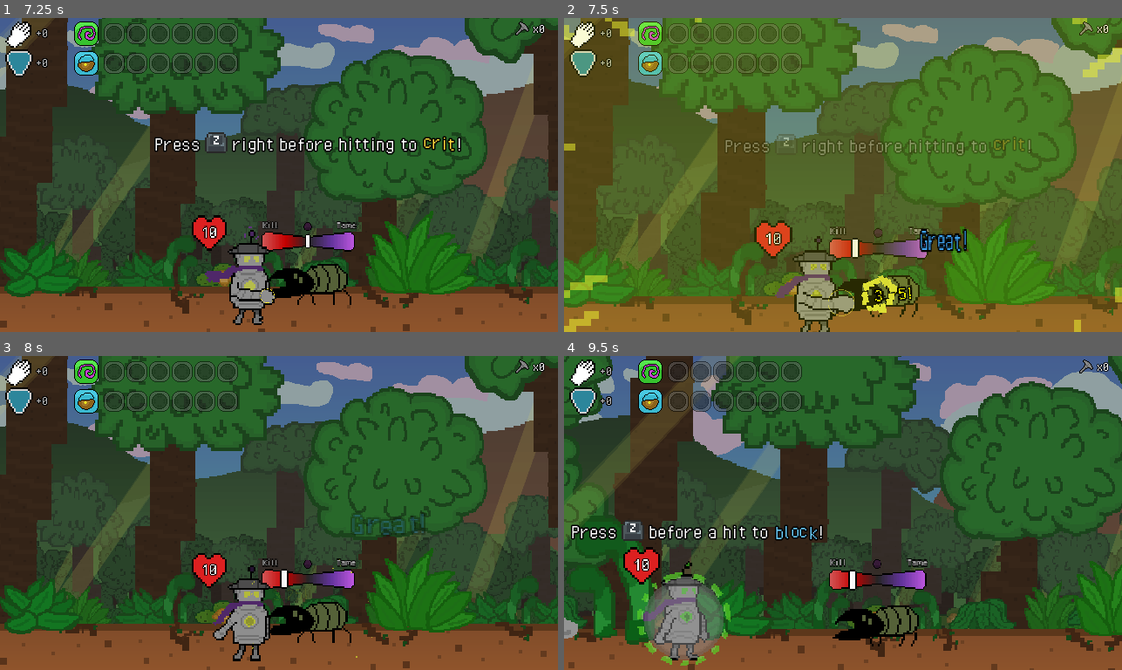
Above: before the commit, frames 1-4 (two rows, left to right).
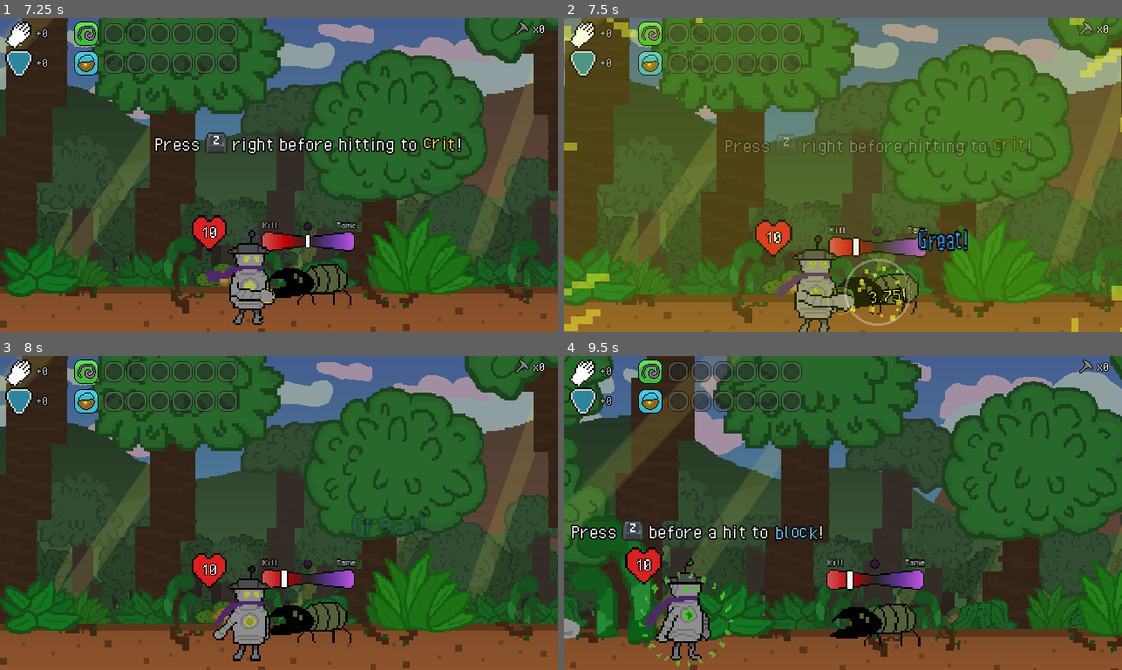
Above: after the commit, the same moments.

Repository: greeeegartur/cgvr-thesis
Game: Godot game, scene res://Scenes/Screens/CombatScene.tscn
Same seed, same stepped clock (60 frames per second), same inputs: the game is played once before the commit and once after it. This scene is started directly instead of the project's main scene.
Inputs:
- Up to frame 1 (7.25 s): tap Enter (ui_accept) at 0.5, 0.77, 1.07, 1.52, 1.82, 3.02, 3.32, 3.77, 4.07, 4.52, 4.82, 6.02, 6.32, 6.77, 7.07 s; hold Right (ui_right) 0.53-1.28 s; tap A (heat_a) at 0.6 s; hold Down (ui_down) 1.28-2.03 s; tap B (heat_b) at 1.35 s; hold Right (ui_right) 2.03-2.78 s; tap C (heat_c) at 2.1 s; hold Up (ui_up) 2.78-3.53 s; tap F (heat_f) at 2.85 s; hold Left (ui_left) 3.53-5.03 s; tap J (heat_j) at 3.6 s; tap Escape (pause) at 4.15 s; tap K (heat_k) at 4.35 s; tap X (ui_cancel) at 4.9 s; hold Down (ui_down) 5.03-5.78 s; tap L (heat_l) at 5.1 s; hold Right (ui_right) 5.78-6.53 s; tap M (heat_m) at 5.85 s; hold Up (ui_up) from 6.53 s (still down); tap O (heat_o) at 6.6 s
- Up to frame 2 (7.5 s): release Up (ui_up) at 7.28 s; hold Right (ui_right) from 7.28 s (still down); tap P (heat_p) at 7.35 s
- Up to frame 3 (8 s): keep holding Right (ui_right); tap Enter (ui_accept) at 7.52, 7.82 s
- Up to frame 4 (9.5 s): release Right (ui_right) at 8.03 s; hold Down (ui_down) 8.03-8.78 s; tap S (heat_s) at 8.1 s; hold Left (ui_left) from 8.78 s (still down); tap Y (heat_y) at 8.85 s; tap Enter (ui_accept) at 9.02, 9.32 s

Frame 1 is identical in both runs. In frame 2, 11% of the frame differs, in the area x 0-100%, y 0-100%; in frame 3, 0.3%; in frame 4, 11%.

Commit message:
Combat VFX, shakes, world dimming, shaders
Added new particles, camera shake effects and world dimming + dream shaders

Diff:
--- /dev/null
+++ b/droidream/Scenes/VFX/MinigameGlow.gdshader
@@ -0,0 +1,39 @@
+shader_type canvas_item;
+render_mode blend_add;
+
+// A slow, ominous blob of purple-pink light that swirls behind the minigame box (the box itself is drawn on top)
+uniform float intensity : hint_range(0.0, 1.0) = 0.0;
+uniform vec2 rect_size = vec2(480.0, 480.0);
+uniform vec4 purple : source_color = vec4(0.45, 0.1, 0.9, 1.0);
+uniform vec4 pink : source_color = vec4(1.0, 0.2, 0.75, 1.0);
+
+varying vec2 local_pos;
+
+void vertex() {
+	local_pos = VERTEX;
+}
+
+void fragment() {
+	vec2 p = (UV - 0.5) * 2.0; // -1..1 on both axes, so the blob is an ellipse that never touches the rect edge
+	float t = TIME * 0.35;
+	float r = length(p);
+	float ang = atan(p.y, p.x);
+	// Lumpy outline: slow lobes that crawl around the blob
+	float edge = 0.8 + 0.06 * sin(ang * 3.0 + t * 1.2) + 0.04 * sin(ang * 5.0 - t * 1.7) + 0.025 * sin(ang * 8.0 + t * 2.3);
+	float density = smoothstep(edge + 0.1, edge - 0.3, r);
+	// Swirling, warped texture inside
+	float a = ang + r * 1.8 - t * 1.3;
+	vec2 q = vec2(cos(a), sin(a)) * r;
+	for (int i = 0; i < 3; i++) {
+		float fi = float(i);
+		q += 0.45 * vec2(sin(q.y * 2.6 + t * 1.7 + fi * 2.0), cos(q.x * 2.6 - t * 1.3 + fi));
+	}
+	float streaks = pow(0.5 + 0.5 * sin(q.x * 5.0 + q.y * 3.2 + t * 3.0), 2.0); // Wispy bands
+	float m = 0.5 + 0.5 * sin(q.x * 2.6 - q.y * 1.9 + t * 2.0);
+	vec3 col = mix(purple.rgb, pink.rgb, m);
+	float rim = smoothstep(edge - 0.3, edge, r) * density; // Brighter, paler edge like a glowing membrane
+	col = mix(col * (0.6 + 0.6 * streaks), vec3(1.0, 0.7, 0.95), rim * 0.55);
+	float alpha = density * (0.35 + 0.65 * streaks) + rim * 0.4;
+	alpha *= 1.0 - smoothstep(0.93, 1.0, max(abs(p.x), abs(p.y))); // Hard guarantee that nothing is cut off at the rect edge
+	COLOR = vec4(col, alpha * 0.7 * intensity);
+}
--- /dev/null
+++ b/droidream/Scenes/VFX/TameAura.gdshader
@@ -0,0 +1,32 @@
+shader_type canvas_item;
+render_mode blend_add;
+
+// Slowly rotating purple-pink paint swirl, masked by the sprite's alpha so the light seems to come from inside the creature
+uniform float intensity : hint_range(0.0, 1.0) = 0.0;
+uniform float swirl_speed = 0.6;
+uniform float swirl_scale = 40.0; // Local pixels per swirl unit
+uniform vec4 purple : source_color = vec4(0.45, 0.1, 0.9, 1.0);
+uniform vec4 pink : source_color = vec4(1.0, 0.2, 0.75, 1.0);
+
+varying vec2 local_pos;
+
+void vertex() {
+	local_pos = VERTEX;
+}
+
+void fragment() {
+	vec4 tex = texture(TEXTURE, UV);
+	vec2 p = local_pos / swirl_scale;
+	float t = TIME * swirl_speed;
+	float r = length(p);
+	float a = atan(p.y, p.x) + r * 2.2 - t;
+	vec2 q = vec2(cos(a), sin(a)) * r;
+	for (int i = 0; i < 4; i++) {
+		float fi = float(i);
+		q += 0.6 * vec2(sin(q.y * 2.0 + t + fi), cos(q.x * 2.0 - t + fi * 1.7));
+	}
+	float m = 0.5 + 0.5 * sin(q.x * 2.4 + q.y * 1.7 + t);
+	vec3 col = mix(purple.rgb, pink.rgb, m);
+	col += vec3(1.0) * smoothstep(0.82, 1.0, m) * 0.6; // White hot spots
+	COLOR = vec4(col, tex.a * intensity);
+}
--- a/droidream/Scripts/Combat/CombatManager.gd
+++ b/droidream/Scripts/Combat/CombatManager.gd
@@ -114,6 +114,14 @@
 
 # Ability/passive/item specific variables
 # Heat Up effects
+const HIT_STOP_SCALE := 0.05 # Time scale during a hit-stop
+const HIT_STOP_NORMAL := 0.06
+const HIT_STOP_CRIT := 0.12
+const HIT_STOP_BLOCK := 0.10
+const HIT_STOP_HURT := 0.10
+var hit_stop_id := 0
+const WORLD_DIM_ALPHA := 0.5 # How dark the world gets during a dream (black over it)
+var dim_rect: ColorRect
 var betrayal_visual: Node2D = null # Multi-hit: the creature furthest on the tame side that was just turned on
 var betrayal_axis := 0.0
 var heat_up_pending_power_bonus := 0
@@ -688,7 +696,6 @@
 		vfx.play_crit_feedback(enemy_visual)
 		# Freezing frame and shaking camera for good hit feel
 		camera.impact(CombatCamera.Impact.LARGE)
-		freeze_frame(0.14)
 		print("CRITICAL HIT!")
 
 	var correct = _is_correct_guess(guess_type, enemy.type) # Checks if correct guess type
@@ -711,6 +718,7 @@
 		enemy_visual.shake(critical)
 		enemy_visual.update_axis(enemy.axis_value, actual_shift)
 		vfx.play_damage_vfx(enemy_visual, abs(actual_shift), critical) # Damage number, particles
+		_hit_impact(enemy_visual, HIT_STOP_CRIT if critical else HIT_STOP_NORMAL)
 		camera.impact(CombatCamera.Impact.MEDIUM)
 
 		# Restores chip if matches conditions inside method
@@ -745,6 +753,7 @@
 		enemy_visual.shake(critical)
 		enemy_visual.update_axis(enemy.axis_value, actual_shift)
 		vfx.play_damage_vfx(enemy_visual, abs(actual_shift), critical)
+		_hit_impact(enemy_visual, HIT_STOP_CRIT if critical else HIT_STOP_NORMAL)
 
 		# Restores chip if matches conditions inside method
 		_try_restore_chip(guess_type, critical)
@@ -810,6 +819,7 @@
 	# Taming visuals
 	if play_explosion:
 		vfx.play_subdue(enemy_visual)
+	var aura := TameAura.attach(enemy_visual, 0.5 if play_explosion else 0.2) # Neon light swirls up inside the creature
 	await player_visual.play_subdue()
 	enemy_visual.clear_minigame_highlight() # The highlight has done its job once the minigame starts
 
@@ -823,6 +833,7 @@
 	minigame.set_anchors_preset(Control.PRESET_FULL_RECT)
 	minigame.size = get_viewport().size
 	minigame.position = Vector2.ZERO
+	var glow := MinigameGlow.attach(minigame) # Neon glow around the box until the minigame ends
 
 	# Minigame's damage signal
 	minigame.damage_taken.connect(_on_minigame_damage_taken)
@@ -837,6 +848,10 @@
 	in_minigame = false
 	combat_paused = false
 	last_minigame_success = success
+	if aura:
+		aura.finish()
+	if glow:
+		glow.finish()
 	if tutorial_mode:
 		tutorial_minigame_finished.emit(success)
 
@@ -861,6 +876,7 @@
 func _on_minigame_damage_taken(amount: float, pos: Vector2):
 	_change_player_hp(-Utils.quantize_min(amount))
 	vfx.play_overlay_effects("normal")
+	_hit_impact(player_visual, HIT_STOP_NORMAL)
 
 # Decides minigame outcome on minigame end
 func on_minigame_complete(enemy: CombatEntity, success: bool):
@@ -1054,7 +1070,7 @@
 		damage *= 0.5
 		player_visual.play_block_success()
 		camera.impact(CombatCamera.Impact.LARGE)
-		freeze_frame(0.11)
+		_hit_impact(player_visual, HIT_STOP_BLOCK)
 		if not enemy_crit:
 			vfx.play_overlay_effects("block", 0.2)
 		vfx.play_block_feedback(player_visual)
@@ -1073,7 +1089,7 @@
 		player_visual.play_block_fail()
 		vfx.play_overlay_effects("normal")
 		camera.impact(CombatCamera.Impact.SMALL)
-		freeze_frame(0.08)
+		_hit_impact(player_visual, HIT_STOP_HURT)
 		print("Failed block")
 
 	print("Player HP is: ", player.hp)
@@ -1341,6 +1357,7 @@
 			var visual = enemy_visuals[enemy]
 			visual.hop(2)
 			vfx.play_damage_vfx(visual, player.attack_power * multiplier, multiplier >= 1.5)
+			_hit_impact(visual, HIT_STOP_NORMAL)
 			vfx.play_multihit_feedback(visual)
 
 	await vfx.bounce_and_fade_ball(ball, target_visual.global_position) # After ball disappears, axis shifts are applied
@@ -1562,10 +1579,22 @@
 		_play_betrayal(betrayal_visual)
 	betrayal_visual = null
 
+# A real hit-stop: the game almost stops for a moment (real seconds, so it is not stretched by its own slowdown)
 func freeze_frame(time = 0.05):
-	Engine.time_scale = 0.5
-	await get_tree().create_timer(time, true).timeout
-	Engine.time_scale = 1.0
+	if PauseMenu.active:
+		return
+	hit_stop_id += 1
+	var id := hit_stop_id
+	Engine.time_scale = HIT_STOP_SCALE
+	await get_tree().create_timer(time, true, false, true).timeout
+	if id == hit_stop_id and not PauseMenu.active: # A newer hit-stop (or the pause menu) owns the time scale now
+		Engine.time_scale = 1.0
+
+# Hit-stop plus a stun jitter on whoever was hit
+func _hit_impact(victim_visual: Node2D, duration: float):
+	freeze_frame(duration)
+	if victim_visual.has_method("stun"):
+		victim_visual.stun(duration)
 
 # Getter for enemy attack position relative to player_visual position
 func _get_enemy_attack_position(enemy_visual: EnemyVisual) -> Vector2:
@@ -2320,6 +2349,7 @@
 			var visual = enemy_visuals[enemy]
 			visual.hop(2)
 			vfx.play_multihit_feedback(visual)
+			_hit_impact(visual, HIT_STOP_NORMAL)
 
 	await vfx.bounce_and_fade_ball(ball, target_visual.global_position)
 	for enemy in affected:
@@ -2457,15 +2487,22 @@
 # ANIMATION METHODS
 # Smooth tween BG animation for minigame enter/exiting
 func _world_gray_out(gray_out: bool):
-	var world_node = get_parent().get_node("World")
-	if gray_out:
-		var tween := create_tween()
-		tween.set_pause_mode(Tween.TWEEN_PAUSE_PROCESS)
-		tween.tween_property(world_node, "modulate:a", 0.6, 0.6)
-	else:
-		var tween := create_tween()
-		tween.set_pause_mode(Tween.TWEEN_PAUSE_PROCESS)
-		tween.tween_property(world_node, "modulate:a", 1.0, 0.6)
+	# The world (background, creatures and the Droid) lives in several nodes, so a black layer between it and the UI dims it all
+	if dim_rect == null:
+		var dim_layer := CanvasLayer.new()
+		dim_layer.layer = 1 # Same layer as the UI, but drawn before it
+		dim_layer.process_mode = Node.PROCESS_MODE_ALWAYS
+		var parent := get_parent()
+		parent.add_child(dim_layer)
+		parent.move_child(dim_layer, parent.get_node("UI").get_index())
+		dim_rect = ColorRect.new()
+		dim_rect.color = Color(0, 0, 0, 0)
+		dim_rect.mouse_filter = Control.MOUSE_FILTER_IGNORE
+		dim_rect.set_anchors_preset(Control.PRESET_FULL_RECT)
+		dim_layer.add_child(dim_rect)
+	var tween := create_tween()
+	tween.set_pause_mode(Tween.TWEEN_PAUSE_PROCESS)
+	tween.tween_property(dim_rect, "color:a", WORLD_DIM_ALPHA if gray_out else 0.0, 0.5)
 
 func animate_enemy_entry():
 	for visual in enemy_visuals.values():
--- a/droidream/Scripts/Combat/VFXCombatManager.gd
+++ b/droidream/Scripts/Combat/VFXCombatManager.gd
@@ -39,10 +39,12 @@
 	var color = crit_flash_color if is_critical else normal_flash_color
 	color = block_flash_color if is_block else color
 	spawn_damage_number(target_visual, damage, is_critical)
-	emit_explosion(target_visual, color, false)
-
-func play_subdue(target_visual: Node2D, is_subdue:= true):
-	emit_explosion(target_visual, subdue_flash_color, is_subdue)
+	var strength := HitBurst.Strength.CRIT if is_critical else (HitBurst.Strength.BLOCK if is_block else HitBurst.Strength.NORMAL)
+	HitBurst.burst(particle_layer, target_visual.position, color, strength)
+
+# Taming starts: neon pixels spiral into the creature
+func play_subdue(target_visual: Node2D, _is_subdue := true):
+	TameSpiral.play(particle_layer, target_visual.position)
 
 # Spawns a damage number near an entity visual that took damage
 func spawn_damage_number(target_visual: Node2D, damage: float, is_critical: bool, is_heal := false):
--- a/droidream/Scripts/Entities/EnemyVisual.gd
+++ b/droidream/Scripts/Entities/EnemyVisual.gd
@@ -136,6 +136,17 @@
 		0.05
 	)
 	tween.tween_property(visual, "position", original_pos, 0.1)
+
+# Stun jitter while a hit-stop lasts: a few whole pixels at 30 Hz in real time (off with the Camera shake setting)
+func stun(duration: float) -> void:
+	if not Settings.camera_shake or is_defeated:
+		return
+	var base := visual.position
+	var tween := create_tween()
+	tween.set_ignore_time_scale(true)
+	for i in int(duration * 30.0):
+		tween.tween_property(visual, "position", base + Vector2(randi_range(-2, 2), randi_range(-2, 2)), 1.0 / 30.0)
+	tween.tween_property(visual, "position", base, 0.0)
 
 # Hopping animation
 func hop(times := 1):
--- a/droidream/Scripts/Entities/PlayerVisual.gd
+++ b/droidream/Scripts/Entities/PlayerVisual.gd
@@ -128,6 +128,30 @@
 	block_visual.play_press()
 
 # PlayerBlockVisual methods to call
+# Stun jitter while a hit-stop lasts: a few whole pixels at 30 Hz in real time (off with the Camera shake setting)
+func stun(duration: float) -> void:
+	if not Settings.camera_shake:
+		return
+	var base: Vector2 = $Visual.position
+	var tween := create_tween()
+	tween.set_ignore_time_scale(true)
+	for i in int(duration * 30.0):
+		tween.tween_property($Visual, "position", base + Vector2(randi_range(-2, 2), randi_range(-2, 2)), 1.0 / 30.0)
+	tween.tween_property($Visual, "position", base, 0.0)
+
+# Shoves the player away from the attacker and back home again (off with the Camera shake setting)
+var push_tween: Tween
+func push_back(distance: float) -> void:
+	if not Settings.camera_shake:
+		return
+	if push_tween:
+		push_tween.kill()
+	push_tween = create_tween() # Scaled time, so the shove plays out after the hit-stop
+	push_tween.tween_property(self, "global_position:x", home_position.x - distance, 0.06)\
+		.set_trans(Tween.TRANS_QUAD).set_ease(Tween.EASE_OUT)
+	push_tween.tween_property(self, "global_position:x", home_position.x, 0.25)\
+		.set_trans(Tween.TRANS_CUBIC).set_ease(Tween.EASE_OUT)
+
 func play_block_success():
 	if in_ability_animation:
 		return
@@ -135,12 +159,14 @@
 	if anim.current_animation != "player_block":
 		anim.play("player_block")
 	block_visual.play_success()
+	push_back(12.0)
 
 func play_block_fail():
 	if in_ability_animation:
 		return
 	anim.play("player_hurt")
 	block_visual.play_fail()
+	push_back(18.0)
 
 func play_defeat():
 	input_enabled = false
--- a/droidream/Scripts/UI/PauseMenu.gd
+++ b/droidream/Scripts/UI/PauseMenu.gd
@@ -151,7 +151,7 @@
 	return true
 
 func open() -> void:
-	stored_time_scale = Engine.time_scale
+	stored_time_scale = Engine.time_scale if Engine.time_scale > 0.1 else 1.0 # A hit-stop that was running is dropped
 	Engine.time_scale = 0.0
 	active = true
 
--- /dev/null
+++ b/droidream/Scripts/VFX/HitBurst.gd
@@ -0,0 +1,52 @@
+extends Node2D
+class_name HitBurst
+
+# The pixel burst for every hit: radial shards plus a short ring flash, bigger with strength
+
+enum Strength { NORMAL, BLOCK, CRIT }
+
+const SHARD_COUNT := [8, 10, 16]
+const SHARD_SPEED := [70.0, 85.0, 120.0]
+const RING_SIZE := [16.0, 22.0, 32.0]
+const LIFETIME := 0.35
+
+var color := Color.WHITE
+var strength := Strength.NORMAL
+var shards: Array[Dictionary] = []
+var age := 0.0
+
+static func burst(layer: Node, at: Vector2, burst_color: Color, burst_strength: Strength) -> void:
+	var node := HitBurst.new()
+	node.position = at
+	node.color = burst_color
+	node.strength = burst_strength
+	layer.add_child(node)
+
+func _ready() -> void:
+	process_mode = Node.PROCESS_MODE_ALWAYS
+	z_index = 3
+	for i in SHARD_COUNT[strength]:
+		var angle: float = TAU * i / SHARD_COUNT[strength] + randf_range(-0.2, 0.2)
+		shards.append({
+			"dir": Vector2(cos(angle), sin(angle)),
+			"speed": SHARD_SPEED[strength] * randf_range(0.6, 1.0),
+			"size": randi_range(2, 4),
+		})
+
+func _process(delta: float) -> void:
+	age += delta
+	if age >= LIFETIME:
+		queue_free()
+		return
+	queue_redraw()
+
+func _draw() -> void:
+	var t := age / LIFETIME
+	var fade := 1.0 - t
+	for shard in shards:
+		var pos: Vector2 = (shard["dir"] * shard["speed"] * (1.0 - fade * fade) * LIFETIME).round() # Fast at first, then slowing
+		var size: int = shard["size"]
+		draw_rect(Rect2(pos - Vector2(size, size) * 0.5, Vector2(size, size)), Color(color, fade))
+	if t < 0.5:
+		var ring := t * 2.0
+		draw_arc(Vector2.ZERO, 4.0 + ring * RING_SIZE[strength], 0.0, TAU, 32, Color(Color.WHITE, 1.0 - ring), 2.0)
--- /dev/null
+++ b/droidream/Scripts/VFX/MinigameGlow.gd
@@ -0,0 +1,105 @@
+extends ColorRect
+class_name MinigameGlow
+
+# A swirling, blob-like dream glow with drifting sparks behind the minigame box; fades in with the minigame and out when it ends
+
+const SHADER := preload("res://Scenes/VFX/MinigameGlow.gdshader")
+const MARGIN := 100.0 # How far the glow reaches past the box on each side
+const FALLBACK_BOX := Vector2(272, 302) # Minigames whose box has no PlayArea (Beetle Rush)
+const FADE_IN := 0.6
+const FADE_OUT := 0.4
+const SPARK_COUNT := 26
+const SPARK_COLORS := [Color("#b04aff"), Color("#ff4ac0"), Color("#ffffff")]
+
+var material_ref: ShaderMaterial
+var intensity := 0.0
+var root_ref: Node2D # The minigame's VisualRoot, which sits at the middle of the box
+var box_size := FALLBACK_BOX
+var box_offset := Vector2.ZERO # Where the box center is relative to the root
+
+# Drifting dream sparks that stay inside the glow (a child, so the glow shader does not tint them)
+class Sparks extends Node2D:
+	var area := Vector2.ZERO
+	var sparks: Array[Dictionary] = []
+	var age := 0.0
+	var intensity := 0.0
+
+	func _ready() -> void:
+		for i in SPARK_COUNT:
+			sparks.append({
+				"x": randf(),
+				"y": randf(),
+				"speed": randf_range(0.04, 0.1),
+				"sway": randf_range(6.0, 16.0),
+				"phase": randf() * TAU,
+				"color": SPARK_COLORS.pick_random(),
+			})
+
+	func _process(delta: float) -> void:
+		age += delta
+		queue_redraw()
+
+	func _draw() -> void:
+		for spark in sparks:
+			var t := fmod(age * spark["speed"] + spark["y"], 1.0) # Rises from the bottom to the top and wraps
+			var pos := Vector2(
+				area.x * (0.15 + 0.7 * spark["x"]) + sin(age * 0.8 + spark["phase"]) * spark["sway"],
+				area.y * (0.85 - 0.7 * t)
+			).round()
+			var twinkle := 0.5 + 0.5 * sin(age * 3.0 + spark["phase"])
+			var color: Color = spark["color"]
+			color.a = intensity * twinkle * sin(t * PI)
+			draw_rect(Rect2(pos, Vector2(2, 2)), color)
+
+var sparks_node: Sparks
+
+# Puts a glow behind a minigame, centered on its box
+static func attach(minigame: Control) -> MinigameGlow:
+	var root := minigame.get_node_or_null("VisualRoot") as Node2D
+	if root == null:
+		return null
+	var glow := MinigameGlow.new()
+	root.add_child(glow)
+	root.move_child(glow, 0) # Behind everything of the minigame
+	var area := root.get_node_or_null("PlayArea") as Control
+	if area:
+		glow.box_size = area.size
+		glow.box_offset = area.position + area.size * 0.5
+	glow.setup(root)
+	return glow
+
+func setup(root: Node2D) -> void:
+	process_mode = Node.PROCESS_MODE_ALWAYS
+	mouse_filter = Control.MOUSE_FILTER_IGNORE
+	color = Color.WHITE
+	root_ref = root
+	material_ref = ShaderMaterial.new()
+	material_ref.shader = SHADER
+	material_ref.set_shader_parameter("intensity", 0.0)
+	material = material_ref
+	sparks_node = Sparks.new()
+	add_child(sparks_node)
+	_follow_area()
+	create_tween().tween_method(_set_intensity, 0.0, 1.0, FADE_IN)
+
+# The glow keeps itself centered on the box
+func _follow_area() -> void:
+	size = box_size + Vector2(MARGIN, MARGIN) * 2.0
+	global_position = root_ref.global_position + box_offset - size * 0.5
+	material_ref.set_shader_parameter("rect_size", size)
+	sparks_node.area = size
+
+func _process(_delta: float) -> void:
+	if is_instance_valid(root_ref):
+		_follow_area()
+
+func _set_intensity(value: float) -> void:
+	intensity = value
+	material_ref.set_shader_parameter("intensity", value)
+	sparks_node.intensity = value
+
+func finish() -> void:
+	var tween := create_tween()
+	tween.tween_method(_set_intensity, intensity, 0.0, FADE_OUT)
+	await tween.finished
+	queue_free()
--- /dev/null
+++ b/droidream/Scripts/VFX/TameAura.gd
@@ -0,0 +1,108 @@
+extends Node2D
+class_name TameAura
+
+# Purple-pink neon light that swirls up from inside a creature while it is being tamed; the creature scales up while it grows
+
+const SHADER := preload("res://Scenes/VFX/TameAura.gdshader")
+const SCALE_UP := 1.15
+const GROW_TIME := 0.7
+const FADE_TIME := 0.4
+const SPARK_COUNT := 10
+const SPARK_COLORS := [Color("#b04aff"), Color("#ff4ac0"), Color("#ffffff")]
+
+var source: Sprite2D # The creature's own sprite, copied frame by frame so the aura keeps its silhouette
+var copy: Sprite2D
+var material_ref: ShaderMaterial
+var host: Node2D # The creature's Visual node (scaled while the aura is up)
+var base_scale := Vector2.ONE
+var tween: Tween
+var age := 0.0
+var intensity := 0.0
+var ending := false
+var sparks: Array[Dictionary] = []
+
+# Puts an aura on an EnemyVisual; the glow starts after delay seconds
+static func attach(enemy_visual: EnemyVisual, delay := 0.0) -> TameAura:
+	var src := enemy_visual.visual.get_node_or_null("Sprite2D") as Sprite2D
+	if src == null:
+		return null
+	var aura := TameAura.new()
+	aura.source = src
+	aura.host = enemy_visual.visual
+	enemy_visual.visual.add_child(aura)
+	aura.start(delay)
+	return aura
+
+func _ready() -> void:
+	process_mode = Node.PROCESS_MODE_ALWAYS
+	z_index = 1
+	base_scale = host.scale
+	copy = Sprite2D.new()
+	material_ref = ShaderMaterial.new()
+	material_ref.shader = SHADER
+	copy.material = material_ref
+	add_child(copy)
+	for i in SPARK_COUNT:
+		sparks.append({
+			"angle": randf() * TAU,
+			"radius": randf_range(4.0, 14.0),
+			"speed": randf_range(0.8, 1.4),
+			"phase": randf(),
+			"color": SPARK_COLORS.pick_random(),
+		})
+
+func start(delay: float) -> void:
+	tween = create_tween().set_parallel(true)
+	tween.tween_method(_set_intensity, 0.0, 1.0, GROW_TIME).set_delay(delay)
+	tween.tween_property(host, "scale", base_scale * SCALE_UP, GROW_TIME).set_delay(delay)\
+		.set_trans(Tween.TRANS_SINE).set_ease(Tween.EASE_OUT)
+
+func _set_intensity(value: float) -> void:
+	intensity = value
+	material_ref.set_shader_parameter("intensity", value)
+
+# Fades the light and returns the creature to its size, then frees itself
+func finish() -> void:
+	if ending:
+		return
+	ending = true
+	if tween:
+		tween.kill()
+	var out := create_tween().set_parallel(true)
+	out.tween_method(_set_intensity, intensity, 0.0, FADE_TIME)
+	out.tween_property(host, "scale", base_scale, FADE_TIME)
+	await out.finished
+	queue_free()
+
+func _exit_tree() -> void:
+	if is_instance_valid(host):
+		host.scale = base_scale
+
+func _process(delta: float) -> void:
+	age += delta
+	if is_instance_valid(source):
+		copy.texture = source.texture
+		copy.hframes = source.hframes
+		copy.vframes = source.vframes
+		copy.frame = source.frame
+		copy.flip_h = source.flip_h
+		copy.centered = source.centered
+		copy.offset = source.offset
+		copy.position = source.position
+		copy.scale = source.scale
+		copy.rotation = source.rotation
+	queue_redraw()
+
+# Small neon sparks spiral outward from the creature's center
+func _draw() -> void:
+	if intensity <= 0.0 or source == null:
+		return
+	var center := source.position
+	for spark in sparks:
+		var t := fmod(age * spark["speed"] * 0.5 + spark["phase"], 1.0)
+		var radius: float = spark["radius"] + t * 28.0
+		var angle: float = spark["angle"] + t * 3.0
+		var pos := (center + Vector2(cos(angle), sin(angle)) * radius).round()
+		var color: Color = spark["color"]
+		color.a = intensity * (1.0 - t)
+		draw_rect(Rect2(pos, Vector2(2, 2)), color)
--- /dev/null
+++ b/droidream/Scripts/VFX/TameSpiral.gd
@@ -0,0 +1,53 @@
+extends Node2D
+class_name TameSpiral
+
+# Neon pixels start on a ring around a creature and spiral into its center, ending in a small pulse
+
+const LIFETIME := 0.5
+const COUNT := 28
+const START_RADIUS := 64.0
+const TURNS := 1.25
+const COLORS := [Color("#b04aff"), Color("#ff4ac0"), Color("#ffffff")]
+
+var particles: Array[Dictionary] = []
+var age := 0.0
+
+static func play(layer: Node, at: Vector2) -> void:
+	var node := TameSpiral.new()
+	node.position = at
+	layer.add_child(node)
+
+func _ready() -> void:
+	process_mode = Node.PROCESS_MODE_ALWAYS
+	z_index = 3
+	for i in COUNT:
+		particles.append({
+			"angle": randf() * TAU,
+			"radius": START_RADIUS * randf_range(0.6, 1.0),
+			"delay": randf_range(0.0, 0.12),
+			"color": COLORS.pick_random(),
+		})
+
+func _process(delta: float) -> void:
+	age += delta
+	if age >= LIFETIME + 0.3:
+		queue_free()
+		return
+	queue_redraw()
+
+func _draw() -> void:
+	for particle in particles:
+		var t: float = clamp((age - particle["delay"]) / LIFETIME, 0.0, 1.0)
+		if t <= 0.0 or t >= 1.0:
+			continue
+		var eased := t * t # Slow at first, then pulled in
+		var angle: float = particle["angle"] + eased * TURNS * TAU
+		var radius: float = particle["radius"] * (1.0 - eased)
+		var pos := (Vector2(cos(angle), sin(angle)) * radius).round()
+		var color: Color = particle["color"]
+		color.a = min(1.0, t * 4.0)
+		draw_rect(Rect2(pos, Vector2(3, 3)), color)
+	# Pulse ring when everything has arrived
+	var pulse: float = (age - LIFETIME) / 0.3
+	if pulse > 0.0 and pulse < 1.0:
+		draw_arc(Vector2.ZERO, 8.0 + pulse * 22.0, 0.0, TAU, 32, Color("#ff7ae0", 1.0 - pulse), 2.0)
